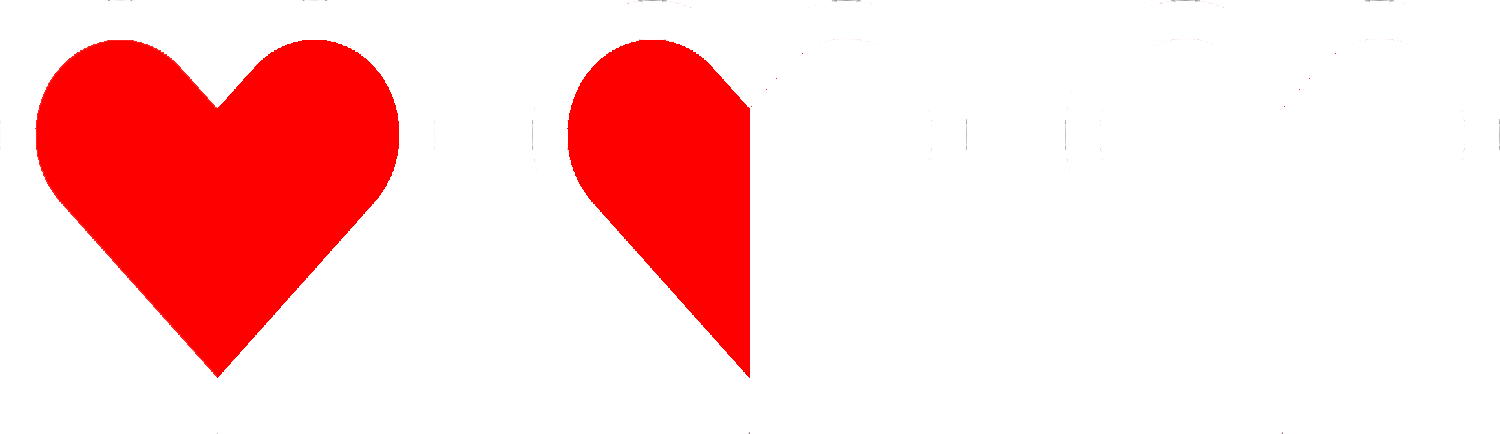
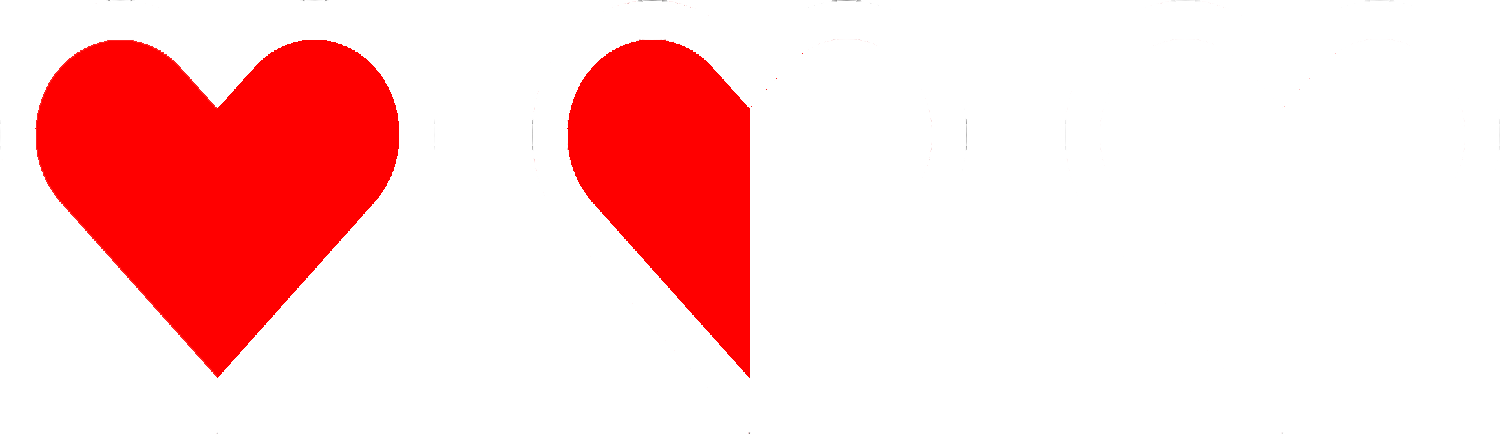
Revision of a layered 1500 x 434 image; what changed, layer by layer:
"Calque 3": opacity 100% → 28% over [1065, 0, 1500, 434]
